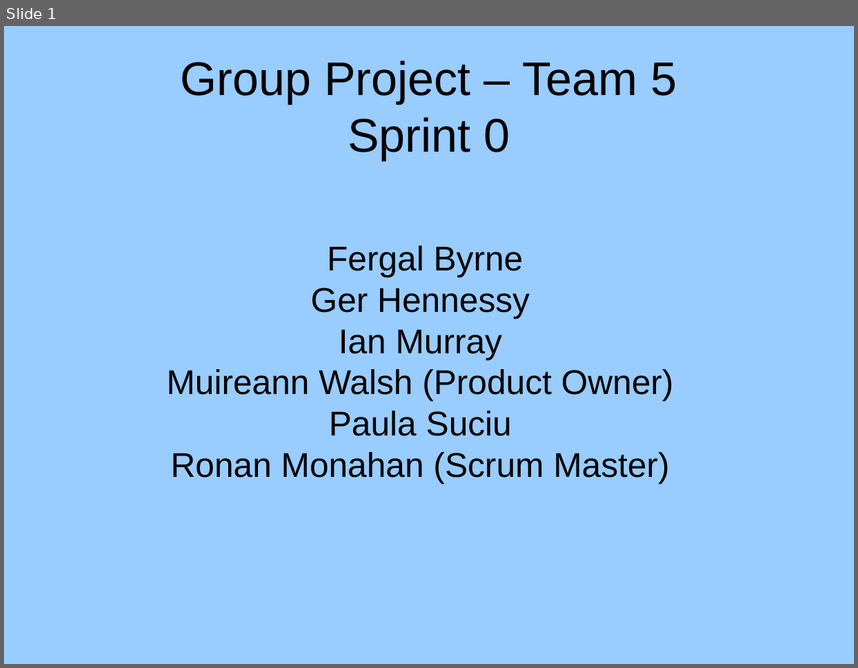
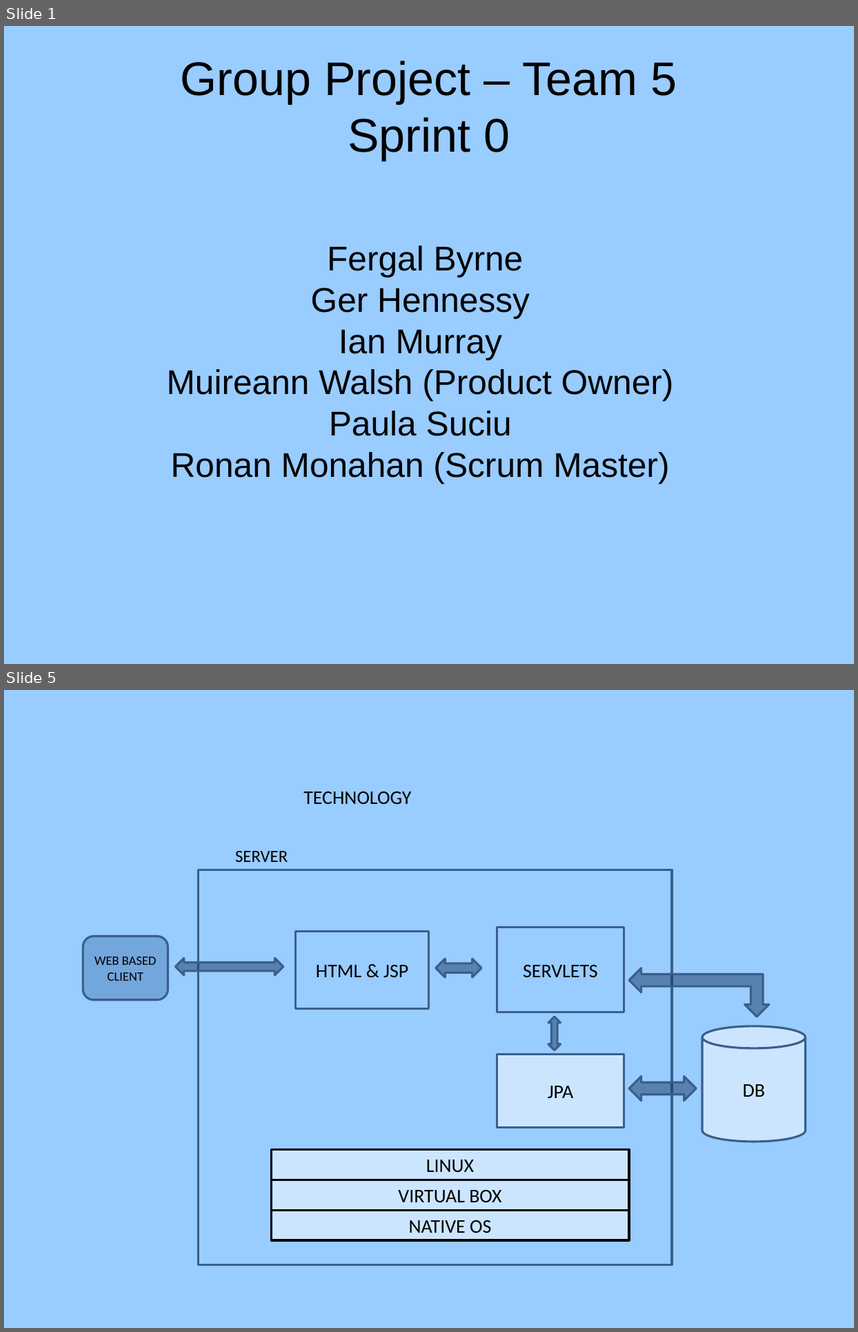
Before and after one commit to rednanor/GroupProject, a slide deck: Documentation/Group5presentation.odp. Shown one above the other, each under a label of ours: slide 1 before the commit, slides 1 and 5 after it; the slides between them are not shown. The pictures are 858x668 and 858x1332 pixels, drawn with LibreOffice and Linux fonts; fonts in the diff are those of the drawing; background and template pictures are left out. Boxes give left, top, right and bottom in pixels: in the first picture for what was removed or moved away, otherwise in the second. Text is boxed around its words. In the diff, an @@ line names an element or a change of style, - is before the commit and + after.

```diff
--- a/Documentation/Group5presentation.odp
+++ b/Documentation/Group5presentation.odp
@@ slide 5 added at <box>4,690,854,1328</box>, background #99CCFF @@
@@ text added at <box>303,791,411,805</box>, 18 pt, text #000000 @@
+TECHNOLOGY
@@ text added at <box>235,851,288,862</box>, 16 pt, text #000000 @@
+SERVER
@@ rectangle added at <box>199,869,672,1265</box>, outline #3A5F8B 2.01 pt @@
@@ rounded rectangle added at <box>83,936,168,999</box>, fill #4F81BD at 50% opacity, outline #3A5F8B 2.01 pt, 12 pt, text #000000 @@
+WEB BASED CLIENT
@@ rectangle added at <box>296,931,429,1008</box>, outline #3A5F8B 2.01 pt, 18 pt, text #000000 @@
+HTML & JSP
@@ rectangle added at <box>497,927,624,1012</box>, outline #3A5F8B 2.01 pt, 18 pt, text #000000 @@
+SERVLETS
@@ left right arrow added at <box>175,958,283,975</box>, fill #17375E at 50% opacity, outline #3A5F8B 2.01 pt @@
@@ left right arrow added at <box>436,958,481,977</box>, fill #17375E at 50% opacity, outline #3A5F8B 2.01 pt @@
@@ left up arrow added at <box>630,967,769,1016</box>, fill #17375E at 50% opacity, outline #3A5F8B 2.01 pt @@
@@ left right arrow added at <box>548,1016,561,1050</box>, fill #17375E at 50% opacity, outline #3A5F8B 2.01 pt @@
@@ cylinder added at <box>703,1026,806,1142</box>, fill #FFFFFF at 50% opacity, outline #3A5F8B 2.01 pt, 18 pt, text #000000 @@
+DB
@@ rectangle added at <box>497,1054,624,1127</box>, fill #FFFFFF at 50% opacity, outline #3A5F8B 2.01 pt, 18 pt, text #000000 @@
+JPA
@@ left right arrow added at <box>630,1076,697,1101</box>, fill #17375E at 50% opacity, outline #3A5F8B 2.01 pt @@
@@ rectangle added at <box>271,1149,629,1179</box>, fill #FFFFFF at 50% opacity, outline #000000 2.01 pt, 18 pt, text #000000 @@
+LINUX
@@ rectangle added at <box>271,1180,629,1210</box>, fill #FFFFFF at 50% opacity, outline #000000 2.01 pt, 18 pt, text #000000 @@
+VIRTUAL BOX
@@ rectangle added at <box>271,1210,629,1240</box>, fill #FFFFFF at 50% opacity, outline #000000 2.01 pt, 18 pt, text #000000 @@
+NATIVE OS
```
Also in this commit, not shown: 3 slides changed, 3 other slides added, 1 other file.
